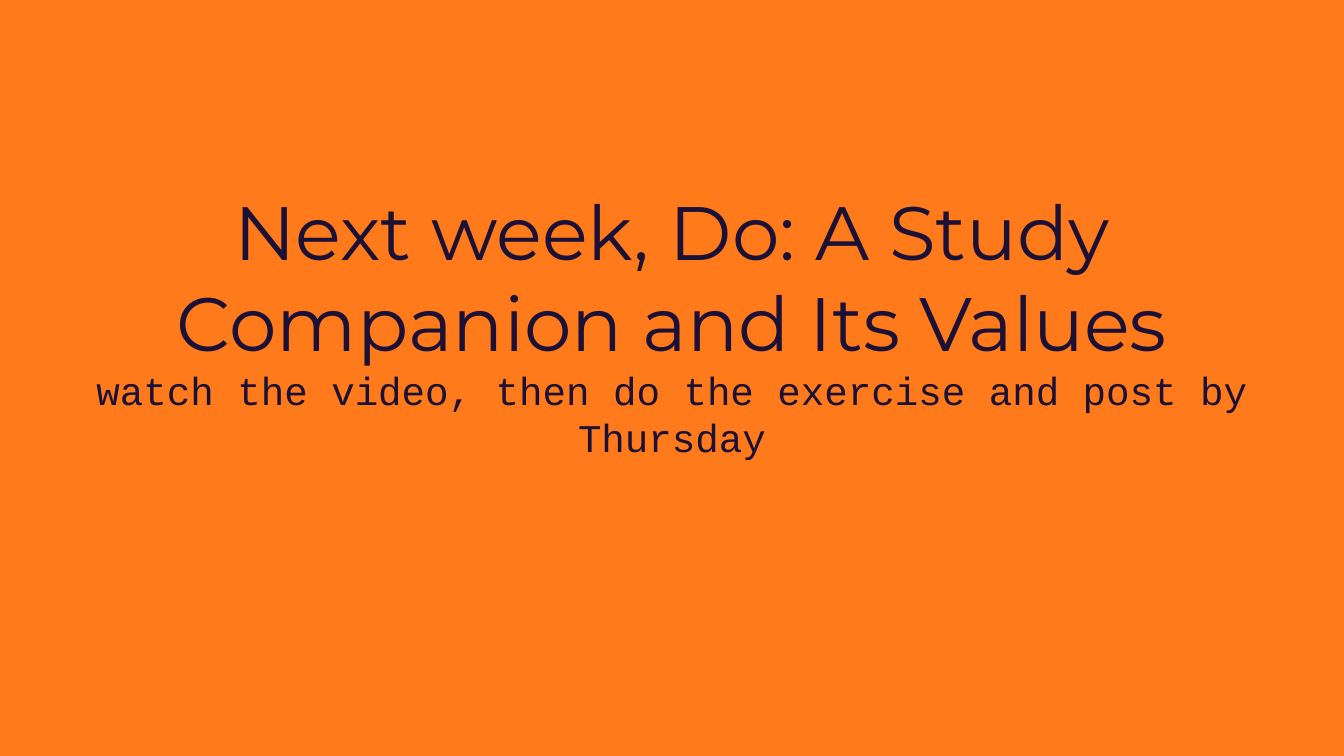
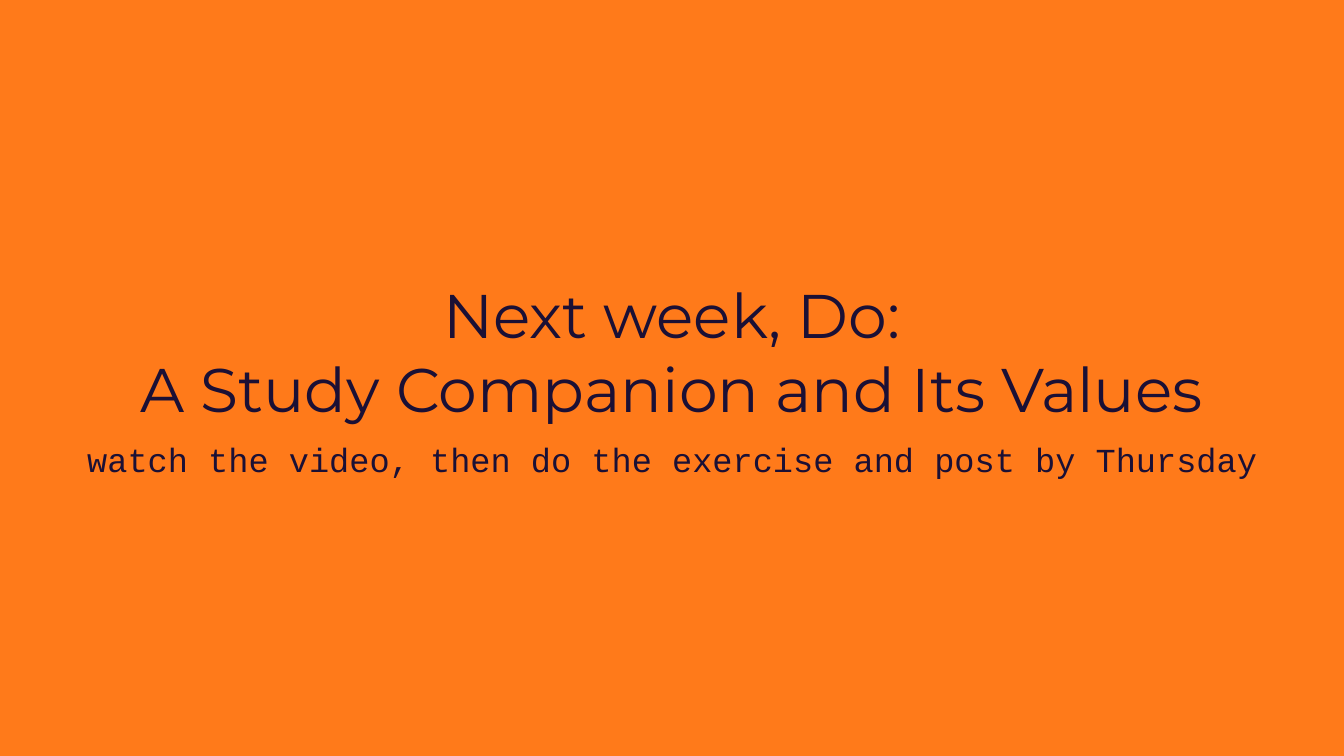
Before and after one commit to AMSUCF/HumanitiesAI, a slide deck: slide 26 of undergrad/slides/moduleseven.pptx. Drawn at 1344x756 pixels with LibreOffice and Linux fonts; fonts in the diff are those of the drawing. Boxes give left, top, right and bottom in pixels: in the first picture for what was removed or moved away, otherwise in the second. Text is boxed around its words. In the diff, an @@ line names an element or a change of style, - is before the commit and + after.

```diff
--- a/undergrad/slides/moduleseven.pptx
+++ b/undergrad/slides/moduleseven.pptx
@@ text "Next week, Do: A Study ...": place and size @@
-text "Next week, Do: A Study ..." at (96,204,1247,460)
+text "Next week, Do: A Study ..." at (87,292,1257,479)
@@ text "Next week, Do: A Study ..." at (87,292,1257,479): size 54 to 44 pt in "Next week, Do: A Study Companion and ..."; size 28 to 24 pt in "watch the video, then do the exercise ..."; more space between paragraphs @@
```
Also in this commit, not shown: 20 other slides changed, 10 other files.
